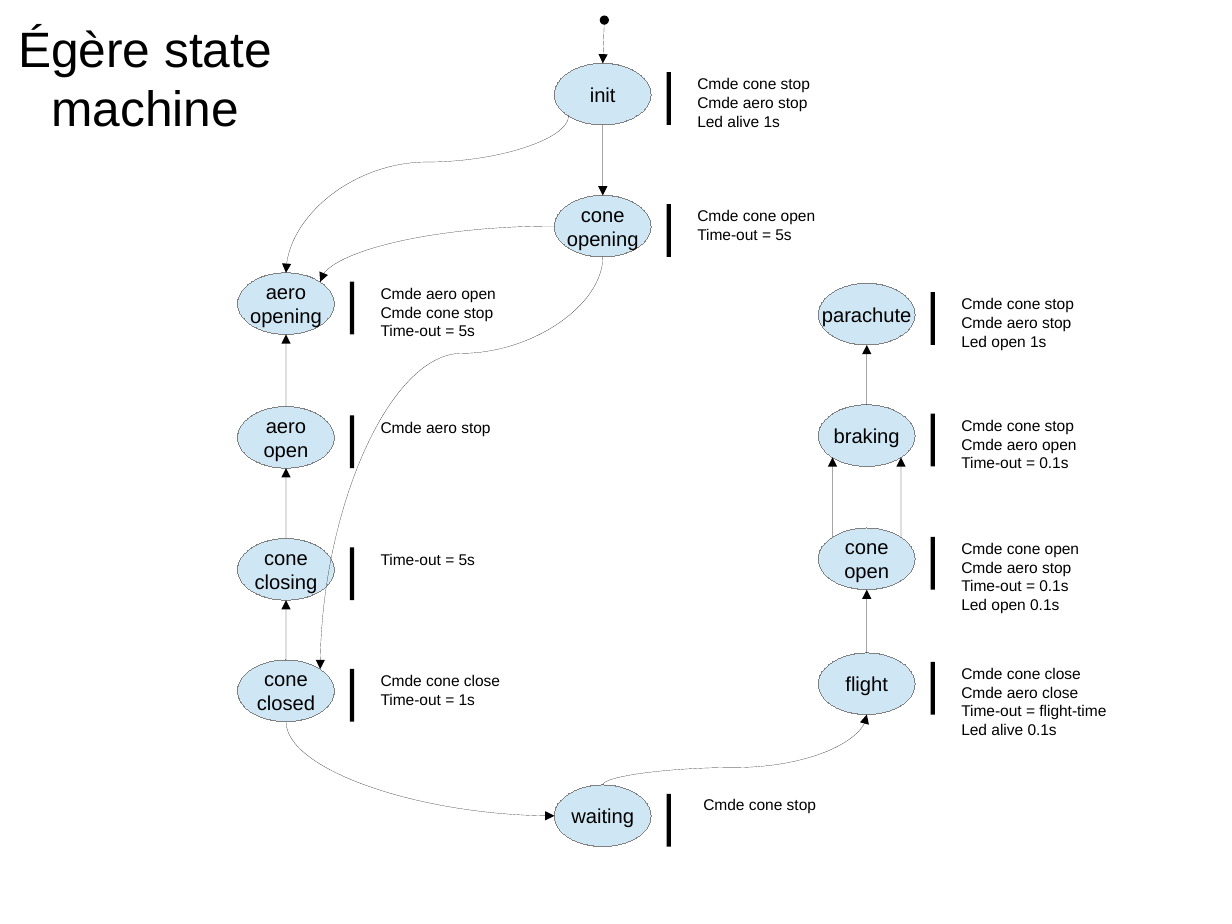
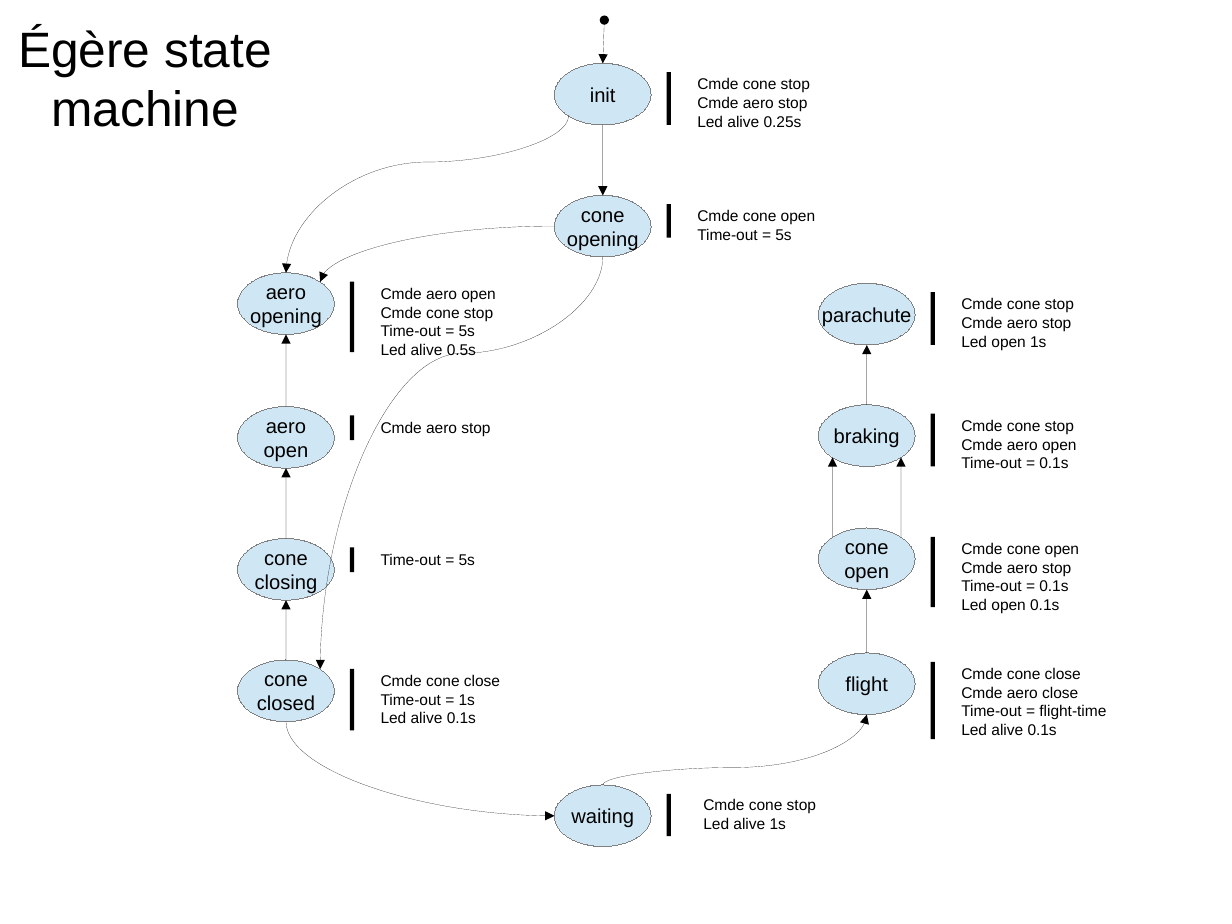
Before and after one commit to nnayo/egere, a slide deck: slide 1 of soft/state machine.odp. Drawn at 1232x924 pixels with LibreOffice and Linux fonts; fonts in the diff are those of the drawing. Boxes give left, top, right and bottom in pixels: in the first picture for what was removed or moved away, otherwise in the second. Text is boxed around its words. In the diff, an @@ line names an element or a change of style, - is before the commit and + after.

Commit message:
state machine updated

```diff
--- a/soft/state machine.odp
+++ b/soft/state machine.odp
@@ text at [697,115,802,127]: text changed @@
-Led alive 1s
+Led alive 0.25s
@@ line moved from (669, 205) - (669, 257) to (669, 205) - (669, 238) @@
@@ line moved from (352, 282) - (352, 334) to (352, 282) - (352, 352) @@
@@ text at [381,343,476,358]: paragraph added @@
+Led alive 0.5s
@@ line moved from (352, 416) - (352, 468) to (352, 416) - (352, 440) @@
@@ line moved from (934, 537) - (934, 590) to (934, 537) - (934, 607) @@
@@ line moved from (352, 548) - (352, 600) to (352, 548) - (352, 572) @@
@@ line moved from (352, 669) - (352, 722) to (352, 669) - (352, 731) @@
@@ line moved from (934, 662) - (934, 714) to (934, 662) - (934, 739) @@
@@ text at [381,711,476,723]: paragraph added @@
+Led alive 0.1s
@@ line moved from (669, 794) - (669, 846) to (669, 794) - (669, 836) @@
@@ text at [703,817,786,829]: paragraph added @@
+Led alive 1s
```
Also in this commit, not shown: 1 other file.
